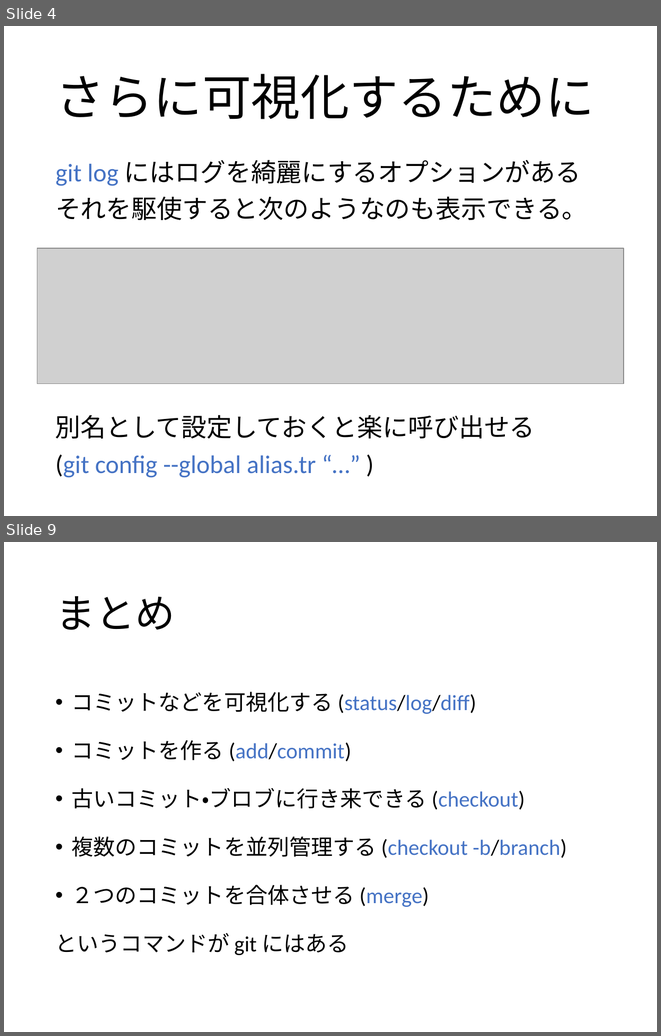
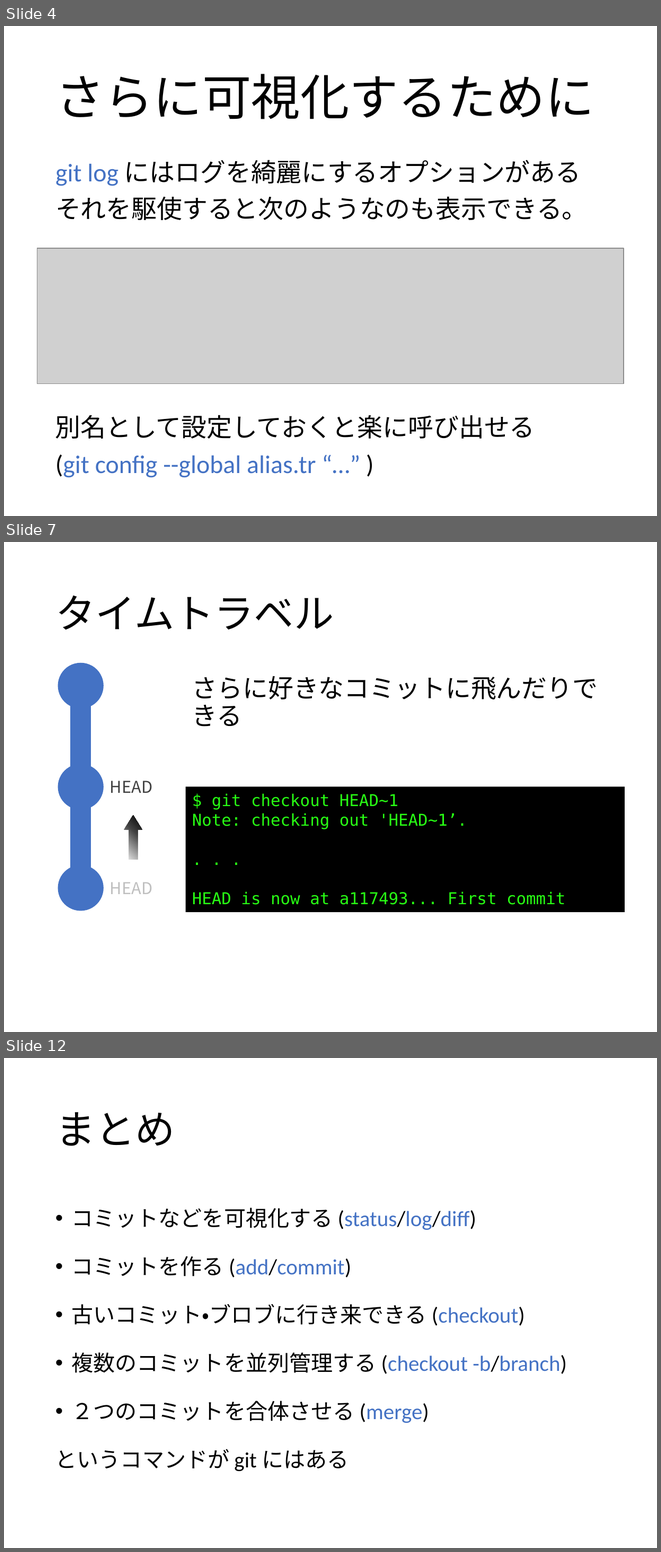
Before and after one commit to matsubara0507/learn-you-a-git-for-great-good, a slide deck: slide/part2.pptx. Shown one above the other, each under a label of ours: slides 4 and 9 before the commit, slides 4, 7 and 12 after it; the slides between them are not shown. The pictures are 661x1036 and 661x1552 pixels, drawn with LibreOffice and Linux fonts; fonts in the diff are those of the drawing; grey boxes stand for pictures; background and template pictures are left out. Boxes give left, top, right and bottom in pixels: in the first picture for what was removed or moved away, otherwise in the second. Text is boxed around its words. In the diff, an @@ line names an element or a change of style, - is before the commit and + after.

```diff
--- a/slide/part2.pptx
+++ b/slide/part2.pptx
@@ slide 7 added at (4,542,657,1032), background #FFFFFF @@
@@ title added at (55,596,334,630), 44 pt, text #000000 @@
+タイムトラベル
@@ ellipse added at (58,663,103,708), fill #4472C4 @@
@@ text added at (192,676,598,726), 28 pt, text #000000 @@
+さらに好きなコミットに飛んだりできる
@@ line added from (80, 686) to (80, 888), #4472C4 23 pt @@
@@ ellipse added at (58,764,103,810), fill #4472C4 @@
@@ text added at (110,780,152,793), 18 pt, text #404040 @@
+HEAD
@@ rectangle added at (185,787,624,912), fill #000000, 18 pt, text #28FE14 @@
+$ git checkout HEAD~1
+Note: checking out 'HEAD~1’.
+. . .
+HEAD is now at a117493... First commit
@@ right arrow added at (124,814,142,859), fill gradient #000000 to #404040 to #F2F2F2 @@
@@ ellipse added at (58,865,103,911), fill #4472C4 @@
@@ text added at (110,882,152,894), 18 pt, text #BFBFBF @@
+HEAD
@@ what was slide 9 is now slide 12 @@
```
Also in this commit, not shown: 4 slides changed, 2 other slides added, 7 other files.
